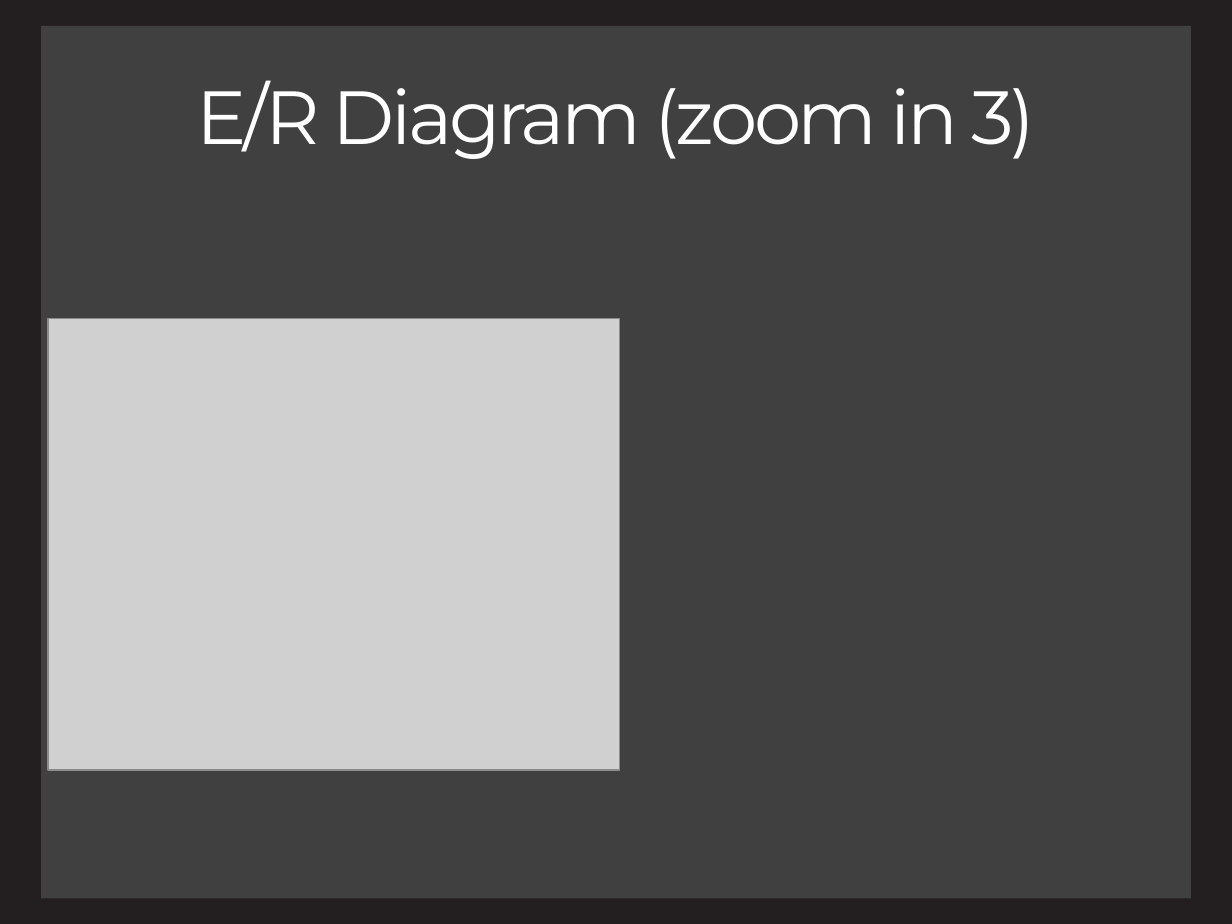
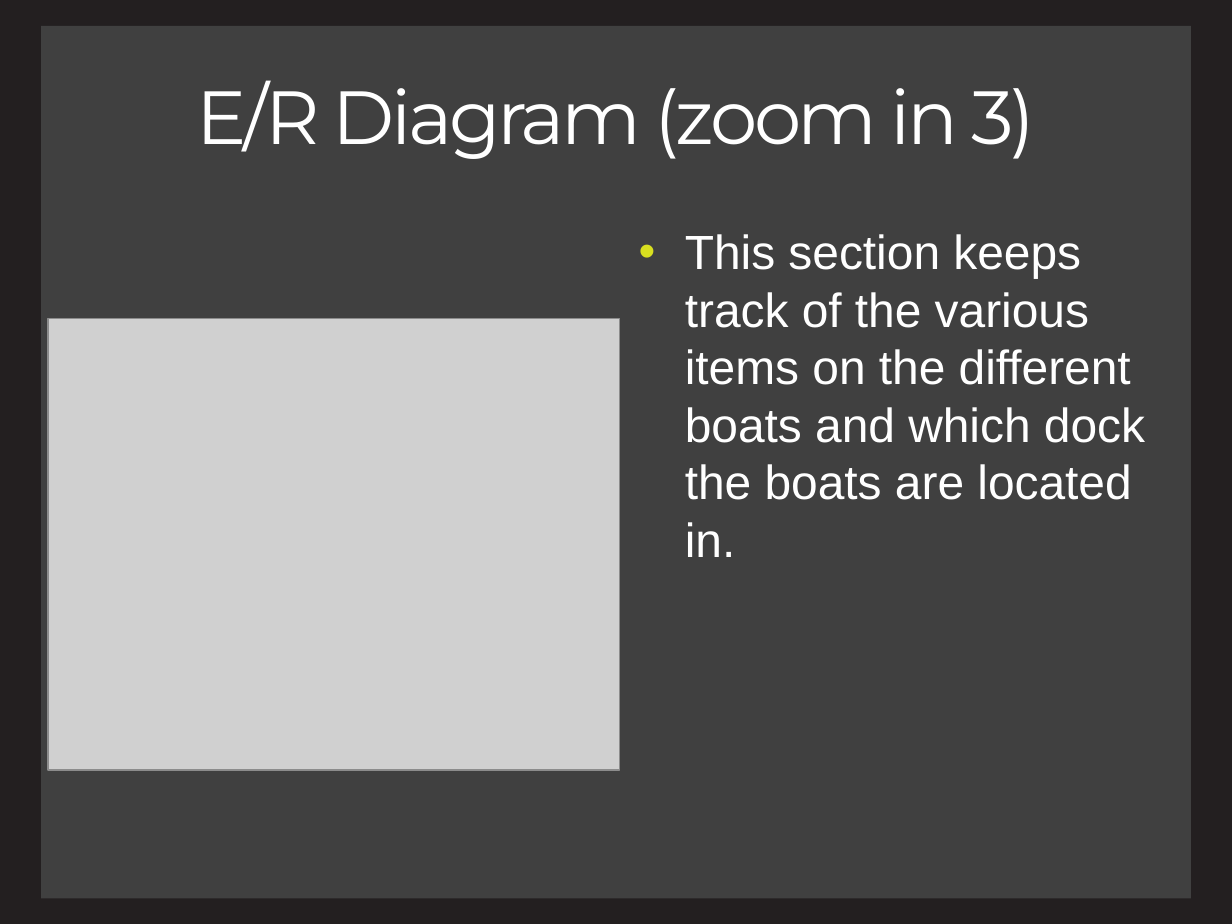
Before and after one commit to charlesmadere/FishnStore, a slide deck: slide 6 of documents/Presentation.pptx (slide 7 before the commit). Drawn at 1232x924 pixels with LibreOffice and Linux fonts; fonts in the diff are those of the drawing; grey boxes stand for pictures. Boxes give left, top, right and bottom in pixels: in the first picture for what was removed or moved away, otherwise in the second. Text is boxed around its words. In the diff, an @@ line names an element or a change of style, - is before the commit and + after.

```diff
--- a/documents/Presentation.pptx
+++ b/documents/Presentation.pptx
@@ text added at bbox=[685, 234, 1145, 557], 28 pt, text #FFFFFF @@
+• This section keeps track of the various items on the different boats and which dock the boats are located in.
```
Also in this commit, not shown: 2 other slides changed, 1 slide removed.
